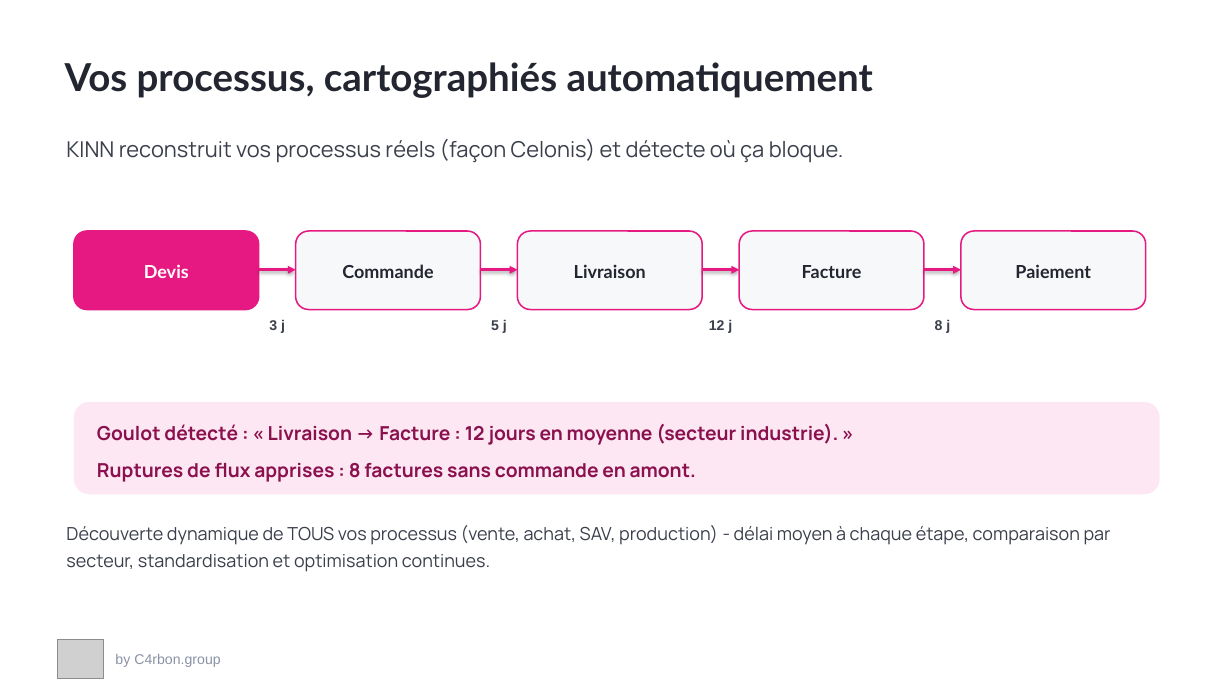
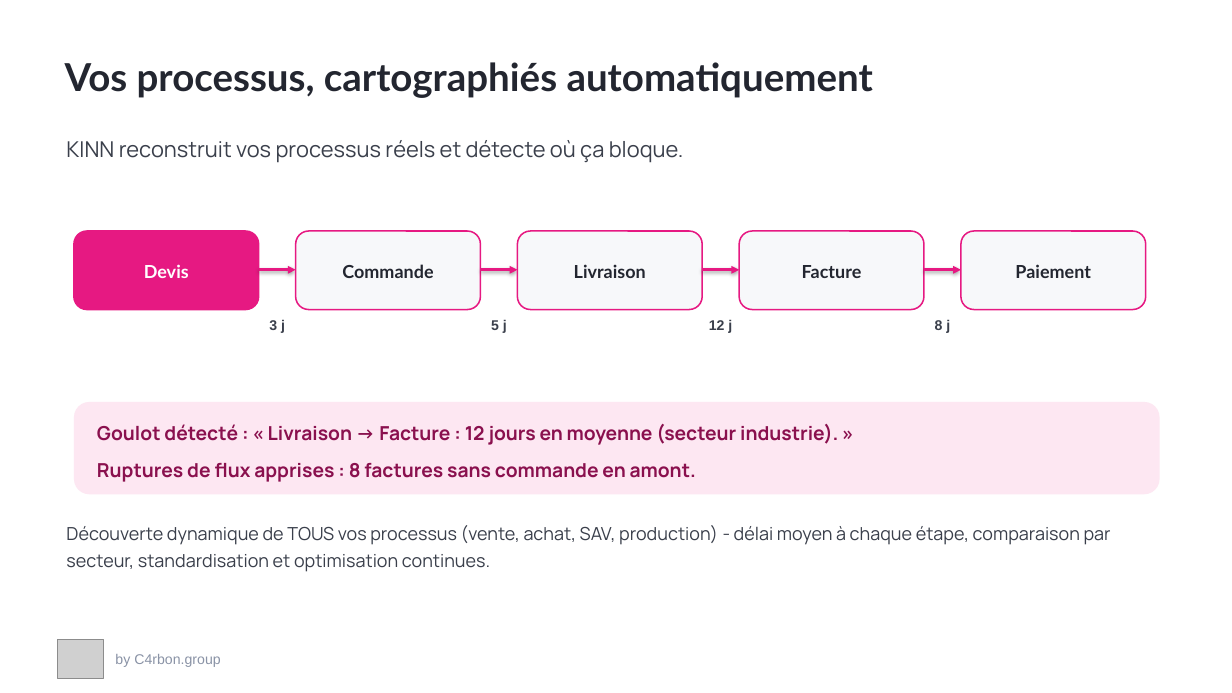
Before and after one commit to edber98/Core---Homeport-3.0, a slide deck: slide 7 of KINN_Radar.pptx. Drawn at 1232x693 pixels with LibreOffice and Linux fonts; fonts in the diff are those of the drawing; grey boxes stand for pictures. Boxes give left, top, right and bottom in pixels: in the first picture for what was removed or moved away, otherwise in the second. Text is boxed around its words. In the diff, an @@ line names an element or a change of style, - is before the commit and + after.

```diff
--- a/KINN_Radar.pptx
+++ b/KINN_Radar.pptx
@@ text at <box>66,140,684,163</box>: text changed @@
-KINN reconstruit vos processus réels (façon Celonis) et détecte où ça bloque.
+KINN reconstruit vos processus réels et détecte où ça bloque.
```
Also in this commit, not shown: 39 other files.
